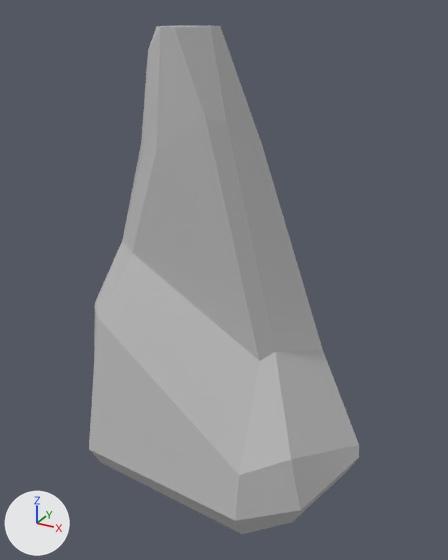
What one commit did to the FBX model FishPunch Project/TrickyTracks/Assets/TrickyTracks/Meshes/Environment/Rocks/Rock_002_Enviroment_001_Pointy.fbx.
Camera for both pictures: a 50 mm lens placed at (-0.38, -0.79, 1.9), pointed at (-1.57, 1.38, 0.81). The axes (+X, +Y, +Z) are drawn at lower left. The lights are the same throughout. Where no turn or scale is listed for an object, it has been applied to the vertices.

The first picture shows 'Rock_002_Enviroment_001_Pointy'.
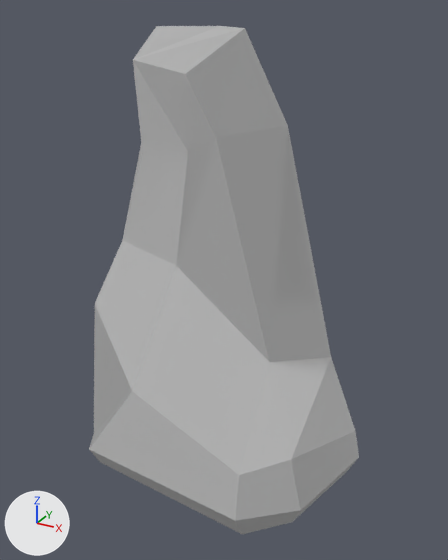
Where the change shows, as pixel boxes (x1, y1, x2, y2) in the pictures (448 x 560 px):
'Rock_002_Enviroment_001_Pointy', reshaped: before (89, 25, 359, 534); after (89, 26, 359, 534)
part 1 of me_mesh, built on: before (89, 25, 359, 464); after (89, 26, 359, 464)

The edits, one by one:
me_mesh is used by ob_rock_002_enviroment_001_pointy; location (-1.521, 1.441, 0.889).
me_mesh had 54 vertices, 55 faces and spanned x -0.59..0.59, y -0.58..0.58, z -0.94..0.94.
me_mesh now has 54 vertices, 57 faces and spans x -0.59..0.59, y -0.58..0.58, z -0.94..0.94.
Part 1, on me_mesh:
2 faces are deleted.
21 vertices move from x -0.58..0.59, y -0.39..0.53, z -0.78..0.94 to x -0.54..0.59, y -0.54..0.53, z -0.65..0.94.
4 new faces join them.
